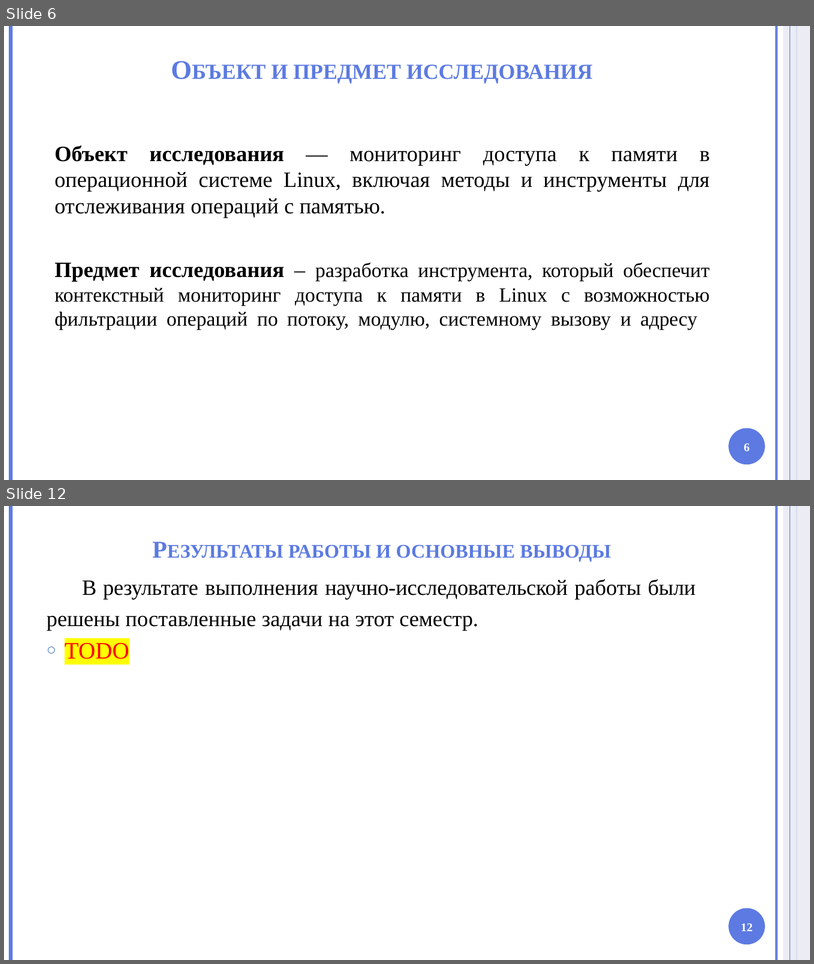
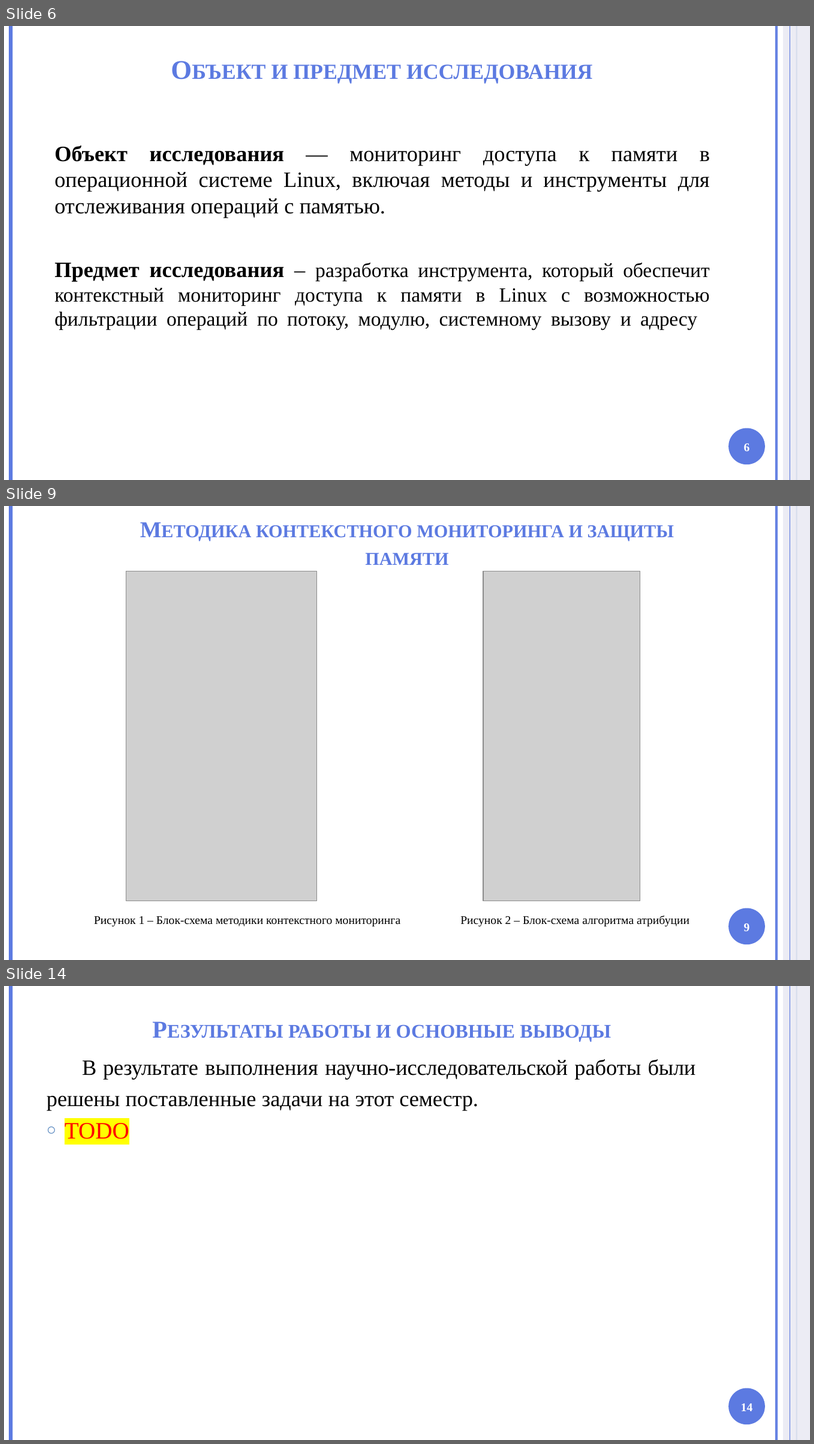
Before and after one commit to HotHeadd/nir_mephi, a slide deck: part2/Презентация.pptx. Shown one above the other, each under a label of ours: slides 6 and 12 before the commit, slides 6, 9 and 14 after it; the slides between them are not shown. The pictures are 814x964 and 814x1444 pixels, drawn with LibreOffice and Linux fonts; fonts in the diff are those of the drawing; grey boxes stand for pictures; background and template pictures are left out. Boxes give left, top, right and bottom in pixels: in the first picture for what was removed or moved away, otherwise in the second. Text is boxed around its words. In the diff, an @@ line names an element or a change of style, - is before the commit and + after.

```diff
--- a/part2/Презентация.pptx
+++ b/part2/Презентация.pptx
@@ slide 9 added at (x1=4, y1=506, x2=810, y2=960), background #FFFFFF; not listed: 6 template elements that a slide beside it also shows @@
@@ title added at (x1=256, y1=525, x2=674, y2=565), 27 pt, text #5C7AE1, bold, small capitals @@
+Методика контекстного мониторинга и защиты памяти
@@ picture added at (x1=126, y1=571, x2=317, y2=900) @@
@@ picture added at (x1=484, y1=571, x2=641, y2=900) @@
@@ text added at (x1=94, y1=916, x2=401, y2=927), 14 pt, text #000000 @@
+Рисунок 1 – Блок-схема методики контекстного мониторинга
@@ text added at (x1=461, y1=915, x2=690, y2=927), 14 pt, text #000000 @@
+Рисунок 2 – Блок-схема алгоритма атрибуции
@@ page number added at (x1=744, y1=923, x2=750, y2=931), 14 pt, text #FFFFFF, bold @@
+9
@@ what was slide 12 is now slide 14 @@
@@ page number at (x1=741, y1=1403, x2=753, y2=1411): text changed @@
-12
+14
```
Also in this commit, not shown: 2 slides changed, 5 other slides added, 4 slides removed, 32 other files.
